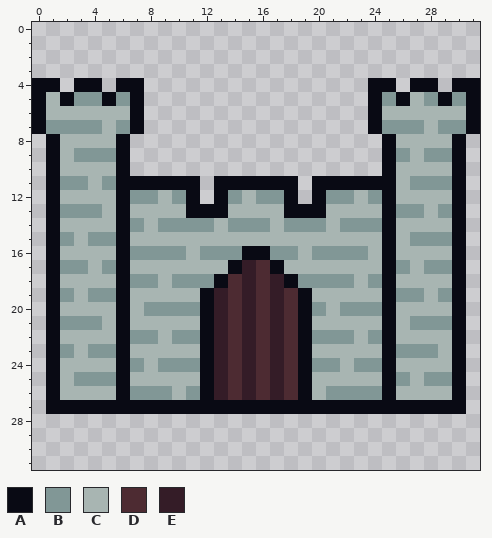
Pixel-art sprite -- Content/images/map/castle.png. Above, as it was before the edit.
The file is 32x32 pixels.
Palette (. is transparent): A #090a14  B #819796  C #a8b5b2  D #4d2b32  E #341c27
After the commit:
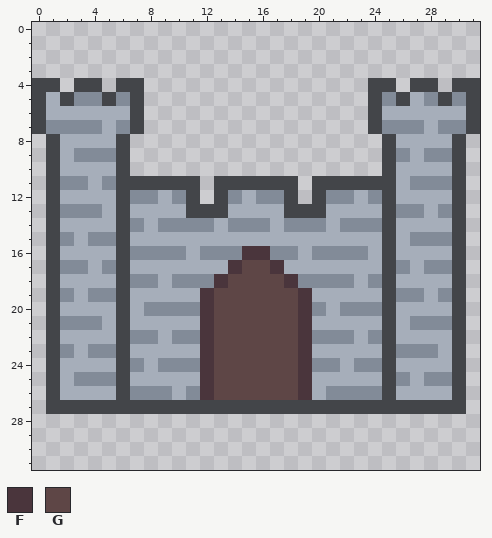
Colours new in this view: F #4a353c  G #5e4646
What changed:
@@ palette @@
-A #090a14
+A #434549
-B #819796
+B #828b98
-C #a8b5b2
+C #a6aeba
@@ x 10..21 @@
 15 CCCCCCCCCCCC
-16 BCBBBAABBCBB
-17 CCCCAEDACCCC
-18 BBBADEDEABBB
-19 CCAEDEDEDACC
-20 BBAEDEDEDABC
-21 CCAEDEDEDACC
-22 BBAEDEDEDABB
-23 CCAEDEDEDACC
-24 BBAEDEDEDABB
-25 CCAEDEDEDACC
-26 CBAEDEDEDACB
+16 BCBBBFFBBCBB
+17 CCCCFGGFCCCC
+18 BBBFGGGGFBBB
+19 CCFGGGGGGFCC
+20 BBFGGGGGGFBC
+21 CCFGGGGGGFCC
+22 BBFGGGGGGFBB
+23 CCFGGGGGGFCC
+24 BBFGGGGGGFBB
+25 CCFGGGGGGFCC
+26 CBFGGGGGGFCB
 27 AAAAAAAAAAAA
